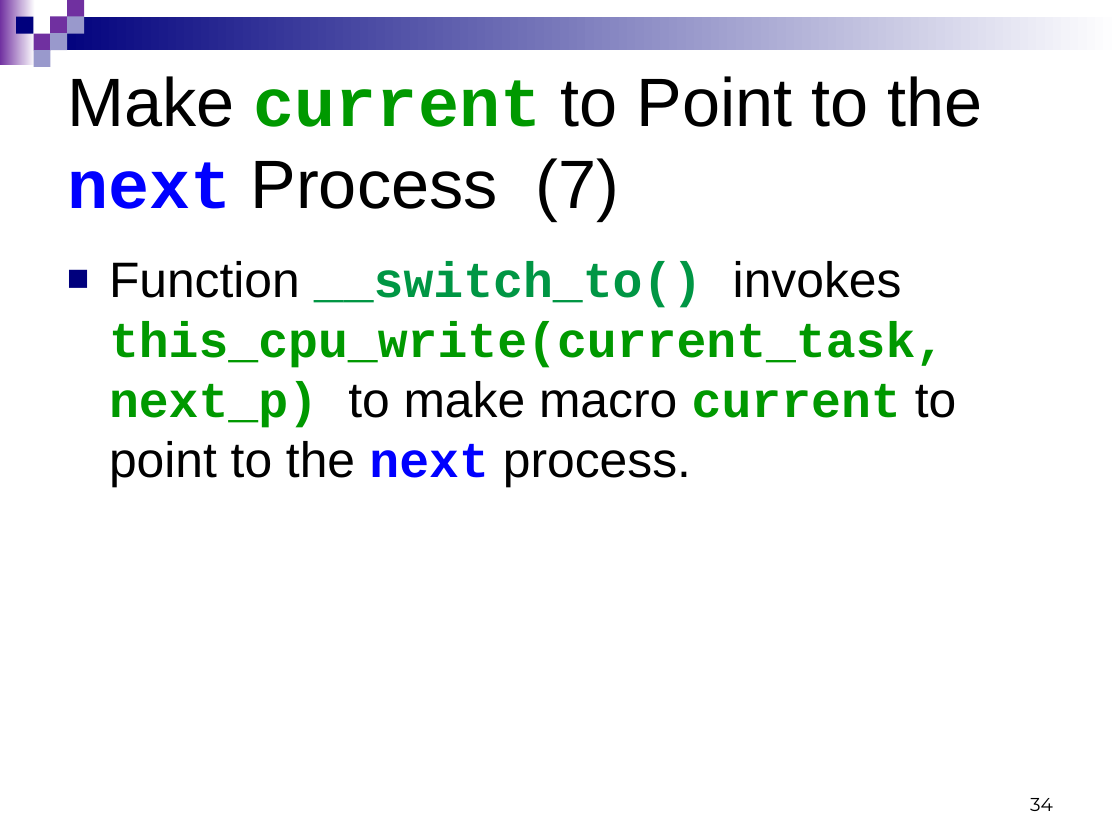
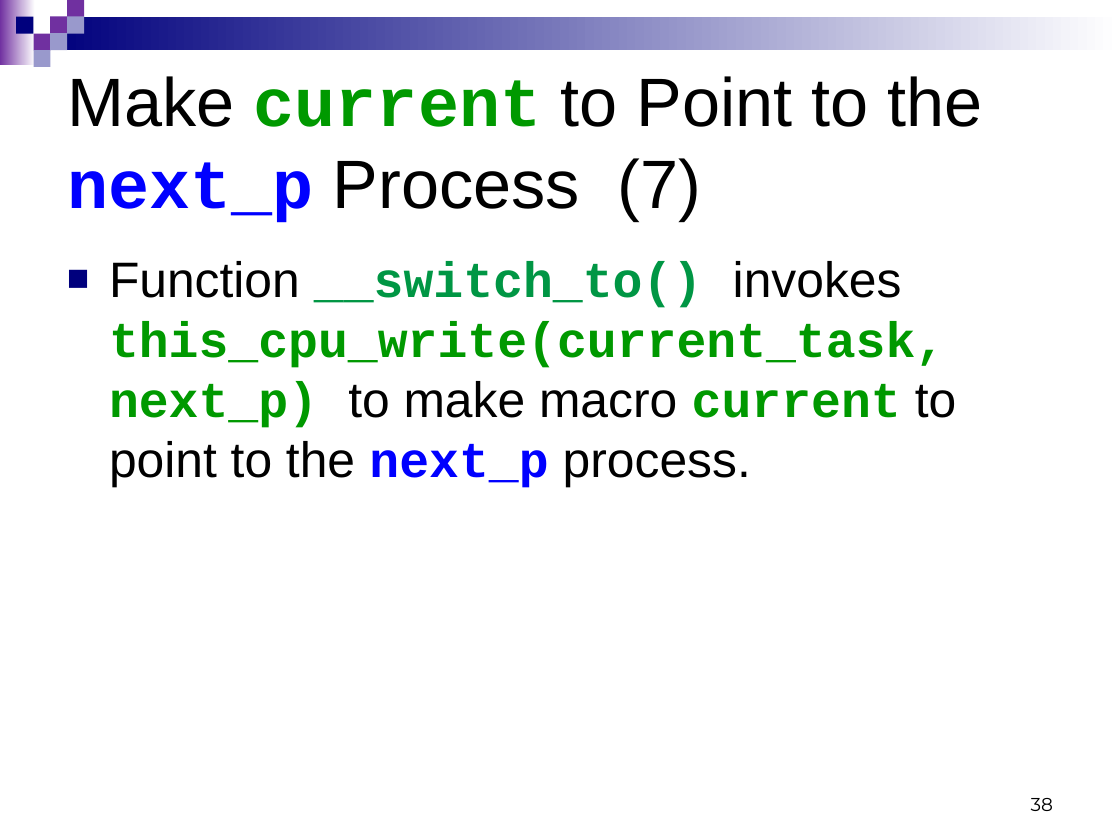
Before and after one commit to Cuda-Chen/Linux-Operating-System, a slide deck: slide 38 of linuxLecture_3_9-9.ppt (slide 34 before the commit). Drawn at 1120x840 pixels with LibreOffice and Linux fonts; fonts in the diff are those of the drawing. Boxes give left, top, right and bottom in pixels: in the first picture for what was removed or moved away, otherwise in the second. Text is boxed around its words. In the diff, an @@ line names an element or a change of style, - is before the commit and + after.

```diff
--- a/linuxLecture_3_9-9.ppt
+++ b/linuxLecture_3_9-9.ppt
@@ title at [67,76,982,223]: text changed @@
-Make current to Point to the next Process (7)
+Make current to Point to the next_p Process (7)
@@ text at [109,261,956,488]: text changed @@
-■ Function __switch_to() invokes this_cpu_write(current_task, next_p) to make macro current to point to the next process.
+■ Function __switch_to() invokes this_cpu_write(current_task, next_p) to make macro current to point to the next_p process.
@@ page number at [1031,798,1053,811]: text changed @@
-34
+38
```
Also in this commit, not shown: 3 other slides changed, 6 slides added, 3 other files.
